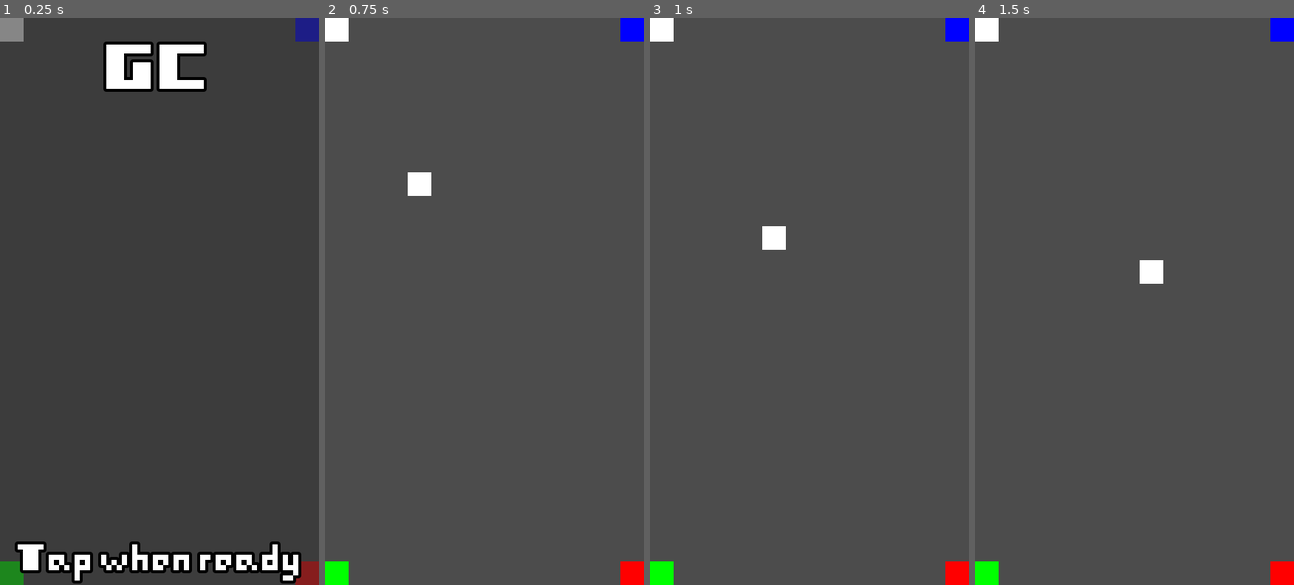
Above: before the commit, frames 1-4 (left to right).
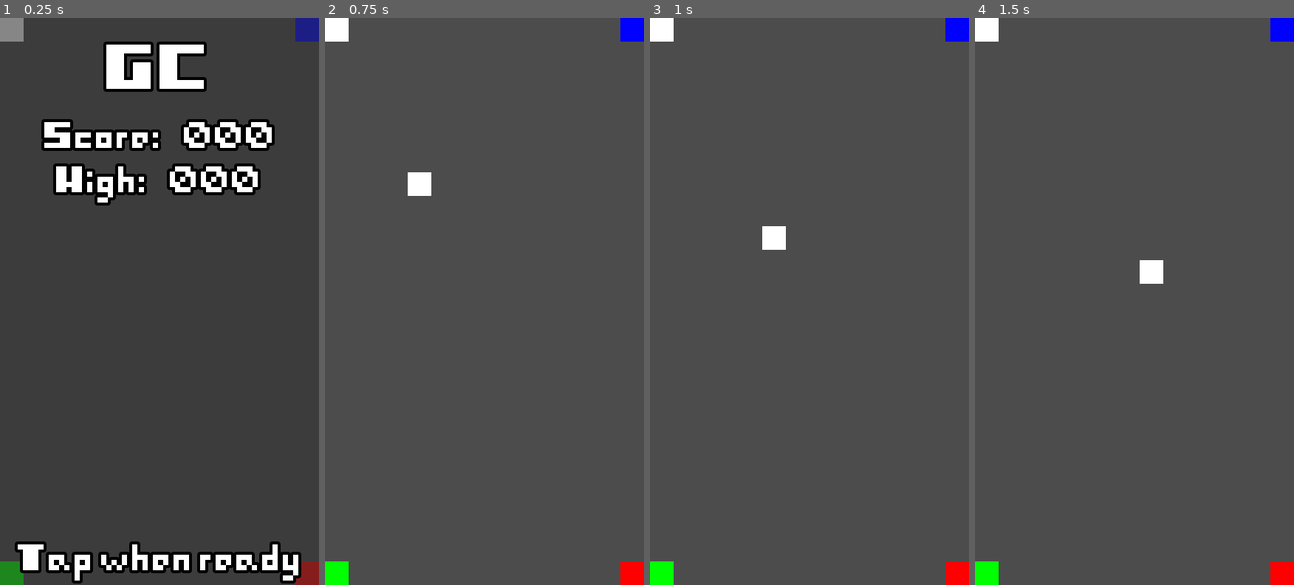
Above: after the commit, the same moments.

Repository: Kiel97/easy-jam-8bits-to-infinity
Game: Godot game, scene res://Game.tscn
Same seed, same stepped clock (60 frames per second), same inputs: the game is played once before the commit and once after it.
Inputs (mouse positions are in pixels of both pictures, inside the frame that each line leads up to):
- Up to frame 1 (0.25 s): no input
- Up to frame 2 (0.75 s): click (484, 301) at 0.5 s
- Up to frame 3 (1 s): no input
- Up to frame 4 (1.5 s): move the mouse to (1204, 273) at 1.27 s

The runs differ from the first frame. In frame 1, 5.9% of the frame differs, in the area x 12-87%, y 17-34%; in frame 2, nothing differs; in frame 3, nothing differs; in frame 4, nothing differs.

Commit message:
Added score and highscore labels

Diff:
--- a/Game.gd
+++ b/Game.gd
@@ -8,6 +8,8 @@
 onready var tap_button: TextureButton = $CanvasLayer/Control/TapButton
 onready var tap_label: Label = $CanvasLayer/Control/BottomVBox/TapLabel
 onready var title_label: Label = $CanvasLayer/Control/TopVBox/TitleLabel
+onready var score_label: Label = $CanvasLayer/Control/TopVBox/ScoreLabel
+onready var hiscore_label: Label = $CanvasLayer/Control/TopVBox/HighscoreLabel
 
 export var junks: Array = [load("res://Shard.tscn")]
 
@@ -32,6 +34,8 @@
 	tap_button.visible = false
 	tap_label.visible = false
 	title_label.visible = false
+	score_label.visible = false
+	hiscore_label.visible = false
 	for child in $Junk.get_children():
 		child.queue_free()
 	score = 0
@@ -56,6 +60,8 @@
 	tap_button.visible = true
 	tap_label.visible = true
 	title_label.visible = true
+	score_label.visible = true
+	hiscore_label.visible = true
 	print("Your score is: ", score)
 
 func _on_TextureButton_pressed():
--- a/Game.tscn
+++ b/Game.tscn
@@ -22,6 +22,14 @@
 size = 24
 outline_size = 1
 outline_color = Color( 0, 0, 0, 1 )
+font_data = ExtResource( 6 )
+
+[sub_resource type="DynamicFont" id=6]
+size = 14
+outline_size = 1
+outline_color = Color( 0, 0, 0, 1 )
+extra_spacing_top = -3
+extra_spacing_bottom = -3
 font_data = ExtResource( 6 )
 
 [sub_resource type="DynamicFont" id=4]
@@ -165,6 +173,30 @@
 margin_bottom = 30.0
 custom_fonts/font = SubResource( 5 )
 text = "GC"
+align = 1
+valign = 1
+__meta__ = {
+"_edit_use_anchors_": false
+}
+
+[node name="ScoreLabel" type="Label" parent="CanvasLayer/Control/TopVBox"]
+margin_top = 34.0
+margin_right = 108.0
+margin_bottom = 46.0
+custom_fonts/font = SubResource( 6 )
+text = "Score: 000"
+align = 1
+valign = 1
+__meta__ = {
+"_edit_use_anchors_": false
+}
+
+[node name="HighscoreLabel" type="Label" parent="CanvasLayer/Control/TopVBox"]
+margin_top = 50.0
+margin_right = 108.0
+margin_bottom = 62.0
+custom_fonts/font = SubResource( 6 )
+text = "High: 000"
 align = 1
 valign = 1
 __meta__ = {
Not shown: 1 places in Game.tscn that only renumber resources
